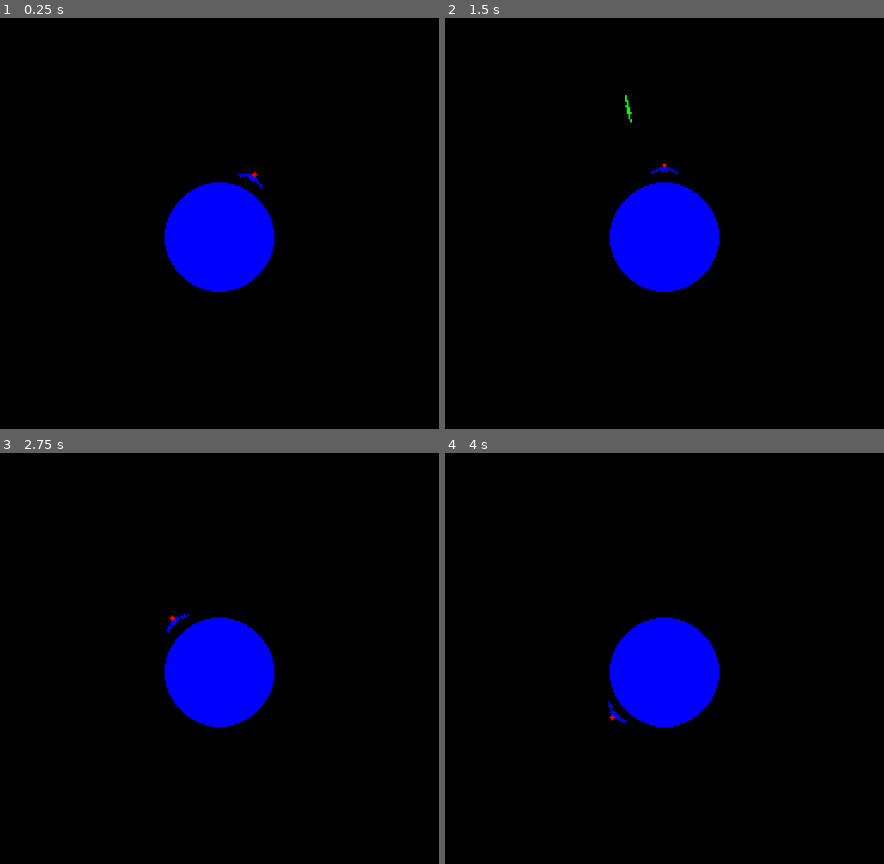
Above: before the commit, frames 1-4 (two rows, left to right).
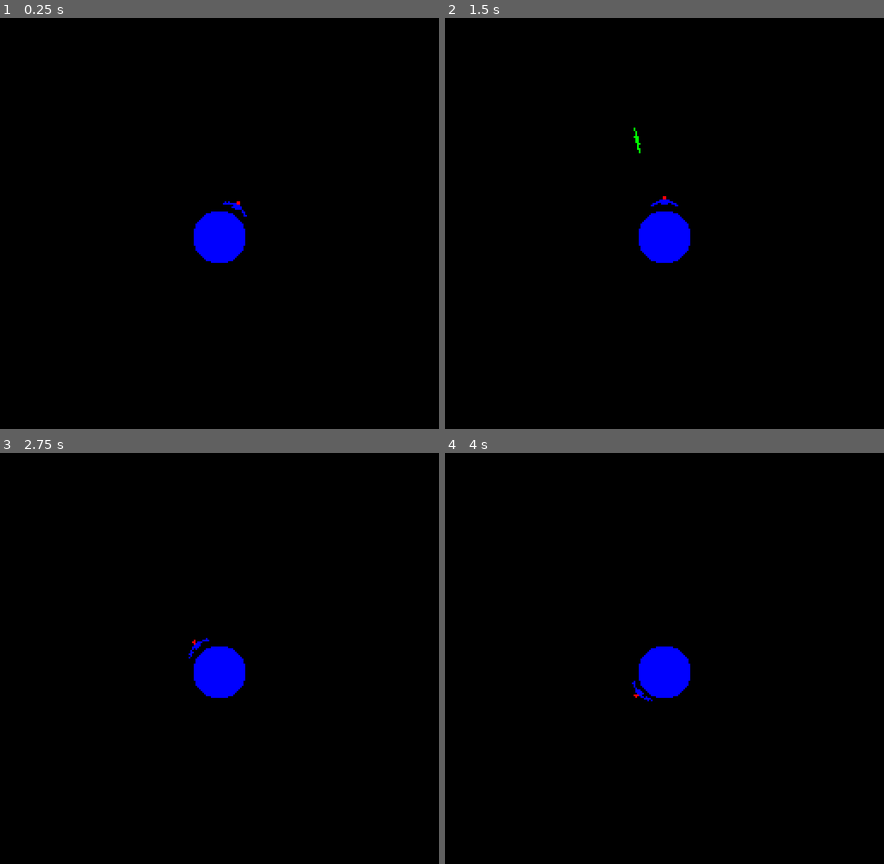
Above: after the commit, the same moments.

Repository: VernalUmbrella/tiniest-planet
Game: Godot game, scene res://scenes/game.tscn
Two runs of this game, one before a commit and one after it. Both use one fixed random seed, a clock stepped at 60 frames per second and the inputs below.
Inputs:
- Up to frame 1 (0.25 s): no input
- Up to frame 2 (1.5 s): hold Shift (boost) 0.53-1.28 s; tap Enter at 1.25 s; tap Space (shoot) at 1.35 s
- Up to frame 3 (2.75 s): hold Shift (boost) from 2.03 s (still down)
- Up to frame 4 (4 s): tap Space (shoot) at 2.75, 2.85 s; release Shift (boost) at 2.78 s; hold Shift (boost) from 3.53 s (still down)

The runs differ from the first frame. In frame 1, 4.0% of the frame differs, in the area x 37-63%, y 37-67%; in frame 2, 4.0%, in the area x 37-63%, y 18-67%; in frame 3, 4.0%; in frame 4, 4.0%.

Commit message:
Make the Tiny Planet even tinier

Diff:
--- a/src/scenes/combatants/player.tscn
+++ b/src/scenes/combatants/player.tscn
@@ -11,20 +11,20 @@
 script = ExtResource("1_4w7ow")
 shoot_sound = ExtResource("2_vgsjq")
 
-[node name="Turret" type="Sprite2D" parent="."]
-texture_filter = 1
-position = Vector2(0, -39)
-texture = ExtResource("1_wjf0w")
-
-[node name="Hitbox" type="Area2D" parent="."]
-position = Vector2(0, -40)
+[node name="Orbit" type="Area2D" parent="."]
+position = Vector2(0, -20)
 collision_mask = 12
 
-[node name="CollisionShape2D" type="CollisionShape2D" parent="Hitbox"]
+[node name="CollisionShape2D" type="CollisionShape2D" parent="Orbit"]
 position = Vector2(0, 1)
 shape = SubResource("RectangleShape2D_upjm5")
 
-[node name="Muzzle" type="Node2D" parent="."]
-position = Vector2(0, -42)
+[node name="Turret" type="Sprite2D" parent="Orbit"]
+texture_filter = 1
+texture = ExtResource("1_wjf0w")
 
-[connection signal="area_entered" from="Hitbox" to="." method="_on_hitbox_area_entered"]
+[node name="Muzzle" type="Node2D" parent="Orbit"]
+unique_name_in_owner = true
+position = Vector2(0, -3)
+
+[connection signal="area_entered" from="Orbit" to="." method="_on_orbit_area_entered"]
--- a/src/scenes/game.tscn
+++ b/src/scenes/game.tscn
@@ -1,12 +1,23 @@
-[gd_scene load_steps=10 format=3 uid="uid://bx71tyt13sqo8"]
+[gd_scene load_steps=11 format=3 uid="uid://bx71tyt13sqo8"]
 
 [ext_resource type="Script" uid="uid://bm5kn8si0p3ln" path="res://scripts/game.gd" id="1_gee14"]
-[ext_resource type="Texture2D" uid="uid://c8jd22cdmruq" path="res://sprites/planet.png" id="1_x30i3"]
 [ext_resource type="PackedScene" uid="uid://d0xdamowdnklc" path="res://scenes/combatants/player.tscn" id="2_2mxe4"]
 [ext_resource type="Texture2D" uid="uid://dil224ucsupqi" path="res://sprites/white.png" id="3_m0v4x"]
 [ext_resource type="Shader" uid="uid://bfxc8a76kbq1j" path="res://shaders/colorswap.gdshader" id="4_jx652"]
 [ext_resource type="AudioStream" uid="uid://5dkcj5a7swkl" path="res://audio/soundFiles/TiniestPlanetMusic.ogg" id="6_ar32y"]
 [ext_resource type="PackedScene" uid="uid://26qw0g1kc1jw" path="res://scenes/combatants/enemy.tscn" id="7_u5sy4"]
+
+[sub_resource type="Gradient" id="Gradient_p57ef"]
+offsets = PackedFloat32Array(0, 0.999, 1)
+colors = PackedColorArray(0, 0, 1, 1, 0, 0, 1, 1, 1, 1, 1, 0)
+
+[sub_resource type="GradientTexture2D" id="GradientTexture2D_u5sy4"]
+gradient = SubResource("Gradient_p57ef")
+width = 32
+height = 32
+fill = 1
+fill_from = Vector2(0.5, 0.5)
+fill_to = Vector2(1, 0.5)
 
 [sub_resource type="ShaderMaterial" id="ShaderMaterial_s4ngi"]
 shader = ExtResource("4_jx652")
@@ -34,7 +45,7 @@
 [node name="Planet" type="Sprite2D" parent="."]
 texture_filter = 1
 position = Vector2(128, 128)
-texture = ExtResource("1_x30i3")
+texture = SubResource("GradientTexture2D_u5sy4")
 
 [node name="Player" parent="." instance=ExtResource("2_2mxe4")]
 position = Vector2(128, 127)
--- a/src/scripts/player.gd
+++ b/src/scripts/player.gd
@@ -7,8 +7,8 @@
 
 @export var shoot_sound: AudioStream
 
-@onready var muzzle = $Muzzle
-@onready var game_node = $".."
+@onready var muzzle: Node2D = %Muzzle
+@onready var game_node: Node = $".."
 
 var speed_multiplier: float = 1
 
@@ -34,5 +34,5 @@
 
 
 
-func _on_hitbox_area_entered(_area: Area2D) -> void: #hitbox
+func _on_orbit_area_entered(_area: Area2D) -> void: #hitbox
 	print("ACK I'VE BEEN HIT")
